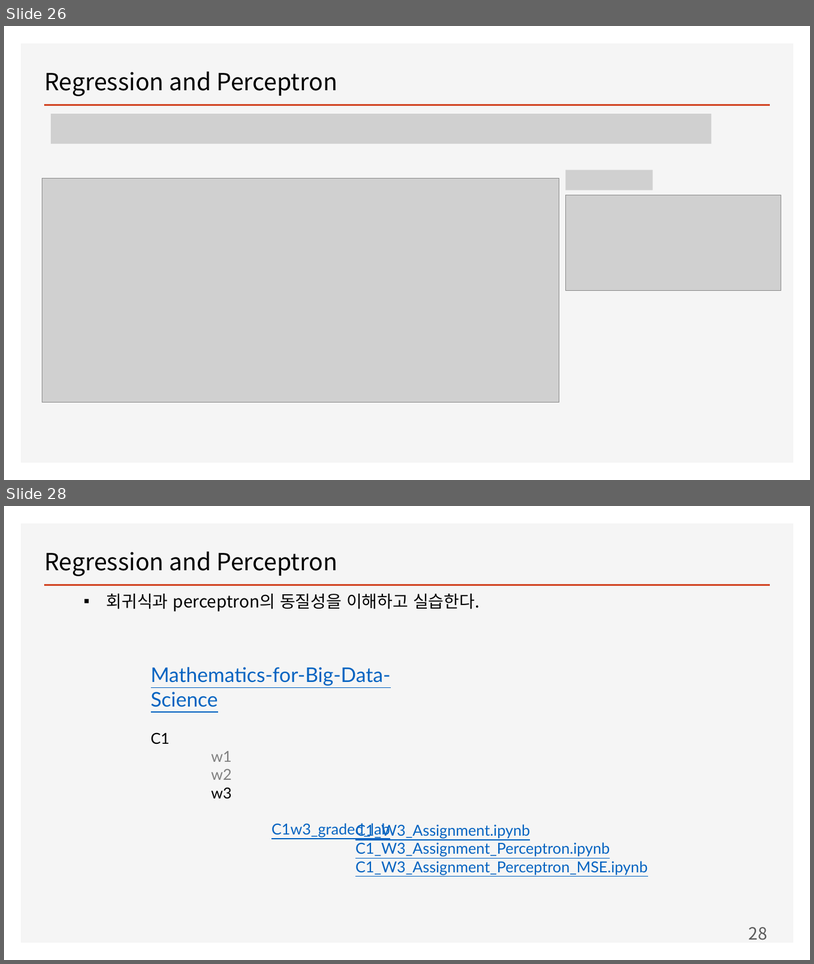
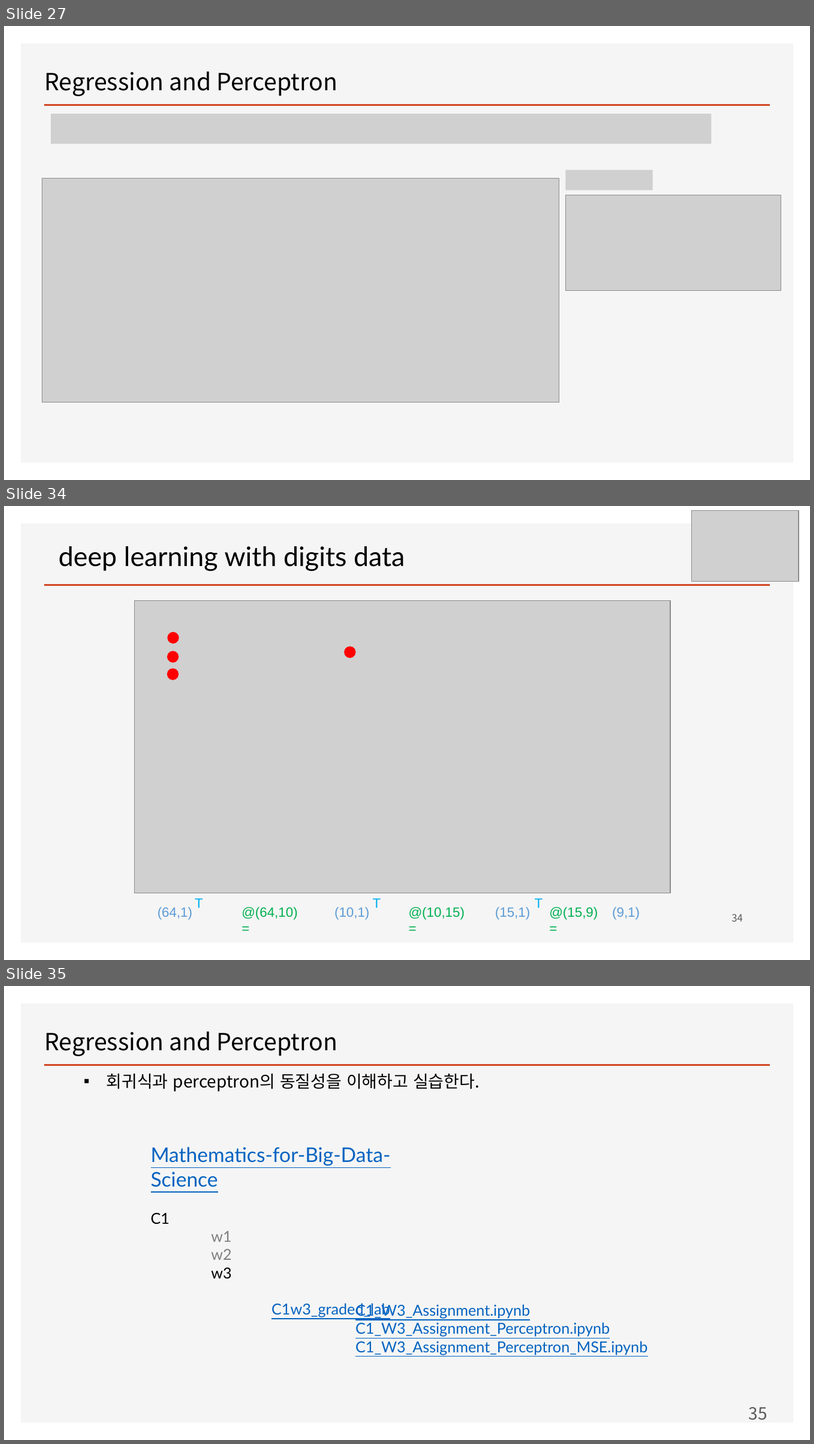
Before and after one commit to ancestor9/mathematics-for-machine-learning, a slide deck: w4_Perceptron_Regression.pptx. Shown one above the other, each under a label of ours: slides 26 and 28 before the commit, slides 27, 34 and 35 after it; the slides between them are not shown. The pictures are 814x964 and 814x1444 pixels, drawn with LibreOffice and Linux fonts; fonts in the diff are those of the drawing; grey boxes stand for pictures; background and template pictures are left out. Boxes give left, top, right and bottom in pixels: in the first picture for what was removed or moved away, otherwise in the second. Text is boxed around its words. In the diff, an @@ line names an element or a change of style, - is before the commit and + after.

```diff
--- a/w4_Perceptron_Regression.pptx
+++ b/w4_Perceptron_Regression.pptx
@@ slide 34 added at box(4, 506, 810, 960), background #FFFFFF; not listed: 2 template elements that a slide beside it also shows @@
@@ picture added at box(692, 510, 799, 581) @@
@@ text added at box(59, 546, 405, 571), 32 pt, text #000000 @@
+deep learning with digits data
@@ picture added at box(135, 600, 671, 892) @@
@@ ellipse added at box(168, 633, 179, 643), fill #FF0000, outline #FF0000 1 pt @@
@@ ellipse added at box(345, 646, 356, 657), fill #FF0000, outline #FF0000 1 pt @@
@@ ellipse added at box(167, 651, 178, 662), fill #FF0000, outline #FF0000 1 pt @@
@@ ellipse added at box(167, 669, 178, 679), fill #FF0000, outline #FF0000 1 pt @@
@@ text added at box(195, 898, 203, 907), 16 pt, text #00B0F0 @@
+T
@@ text added at box(373, 898, 381, 907), 16 pt, text #00B0F0 @@
+T
@@ text added at box(535, 898, 543, 907), 16 pt, text #00B0F0 @@
+T
@@ text added at box(158, 907, 192, 919), 16 pt, text #5B9BD5 @@
+(64,1)
@@ text added at box(242, 906, 297, 919), 16 pt, text #00B050 @@
+@(64,10)=
@@ text added at box(335, 907, 369, 919), 16 pt, text #5B9BD5 @@
+(10,1)
@@ text added at box(409, 906, 465, 919), 16 pt, text #00B050 @@
+@(10,15)=
@@ text added at box(495, 907, 530, 919), 16 pt, text #5B9BD5 @@
+(15,1)
@@ text added at box(549, 906, 598, 919), 16 pt, text #00B050 @@
+@(15,9)=
@@ text added at box(612, 907, 640, 919), 16 pt, text #5B9BD5 @@
+(9,1)
@@ page number added at box(732, 913, 743, 921), 12 pt, text #595959 @@
+34
@@ what was slide 26 is now slide 27 @@
@@ what was slide 28 is now slide 35 @@
@@ page number at box(749, 1407, 768, 1420): text changed @@
-28
+35
```
Also in this commit, not shown: 2 slides changed, 7 other slides added.
